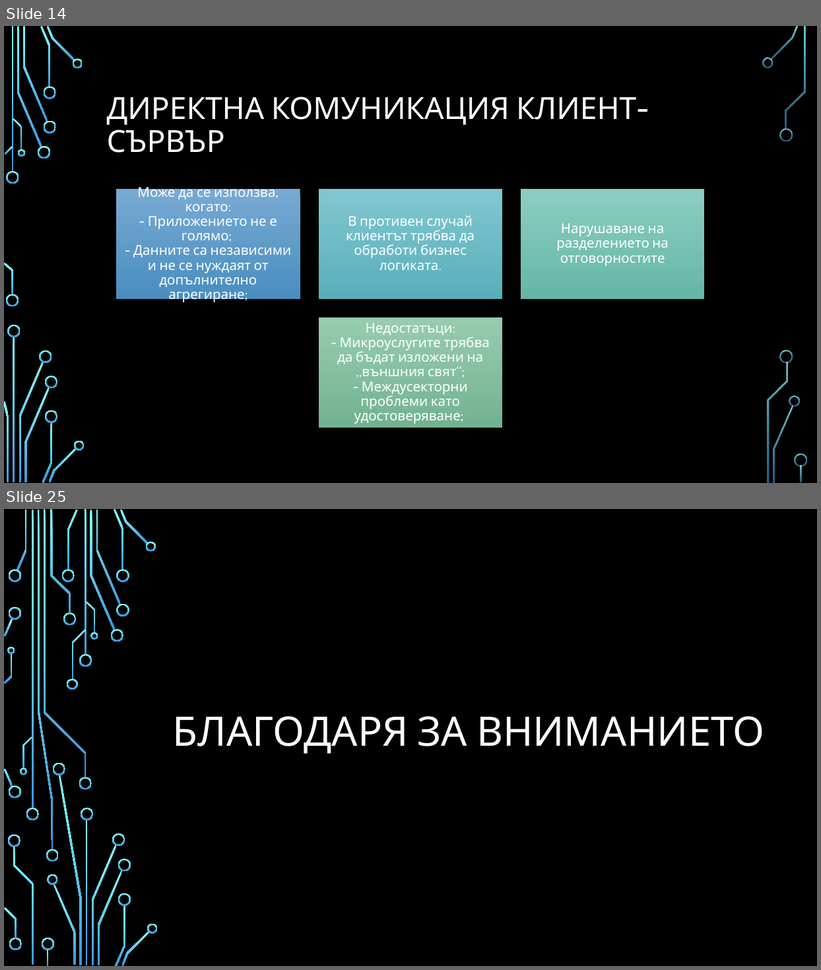
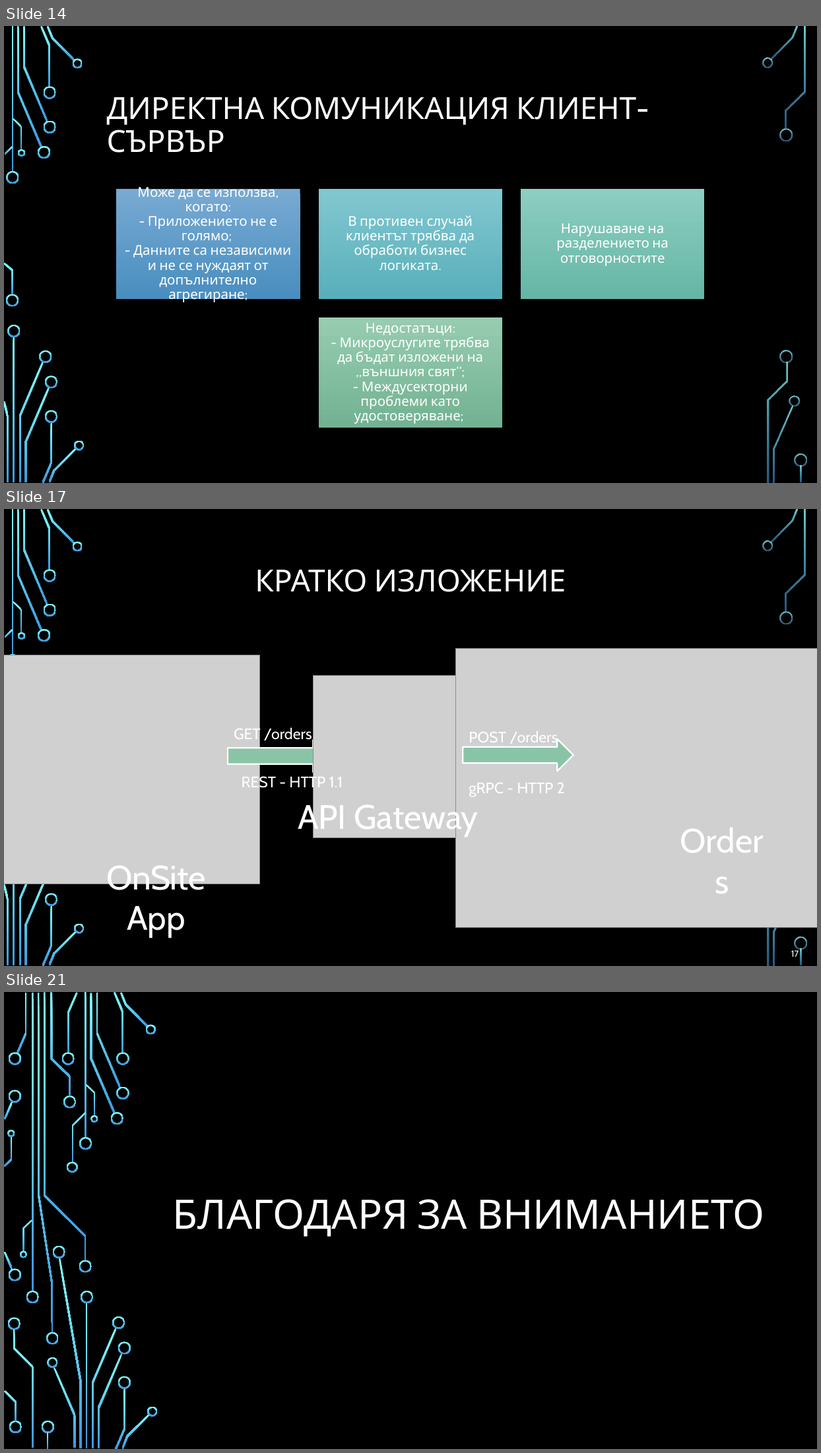
Before and after one commit to profjordanov/doctorate, a slide deck: communications/web_communication_pres.pptx. Shown one above the other, each under a label of ours: slides 14 and 25 before the commit, slides 14, 17 and 21 after it; the slides between them are not shown. The pictures are 821x970 and 821x1453 pixels, drawn with LibreOffice and Linux fonts; fonts in the diff are those of the drawing; grey boxes stand for pictures; background and template pictures are left out. Boxes give left, top, right and bottom in pixels: in the first picture for what was removed or moved away, otherwise in the second. Text is boxed around its words. In the diff, an @@ line names an element or a change of style, - is before the commit and + after.

```diff
--- a/communications/web_communication_pres.pptx
+++ b/communications/web_communication_pres.pptx
@@ slide 17 added at (4, 509, 817, 966), background picture (left out); not listed: 29 template elements that a slide beside it also shows @@
@@ title added at (255, 569, 566, 592), 36 pt, text #FFFFFF @@
+КРАТКО ИЗЛОЖЕНИЕ
@@ picture added at (4, 656, 259, 884) @@
@@ picture added at (456, 649, 817, 928) @@
@@ picture added at (314, 675, 476, 838) @@
@@ text added at (234, 726, 312, 743), 18 pt, text #FFFFFF @@
+GET /orders
@@ right arrow added at (228, 740, 329, 772), fill #8AC4A7, outline #FFFFFF 1.75 pt @@
@@ right arrow added at (463, 739, 574, 771), fill #8AC4A7, outline #FFFFFF 1.75 pt @@
@@ text added at (469, 731, 558, 747), 18 pt, text #FFFFFF @@
+POST /orders
@@ text added at (242, 774, 343, 791), 18 pt, text #FFFFFF @@
+REST - HTTP 1.1
@@ text added at (469, 783, 565, 797), 18 pt, text #FFFFFF @@
+gRPC - HTTP 2
@@ text added at (298, 800, 479, 836), 40 pt, text #FFFFFF @@
+API Gateway
@@ text added at (668, 817, 777, 863), 40 pt, text #FFFFFF @@
+Orders
@@ text added at (106, 866, 206, 937), 40 pt, text #FFFFFF @@
+OnSite App
@@ page number added at (791, 951, 799, 957), 10.5 pt, text #FFFFFF @@
+17
@@ what was slide 25 is now slide 21 @@
```
Also in this commit, not shown: 1 slide changed, 4 other slides added, 9 slides removed.
